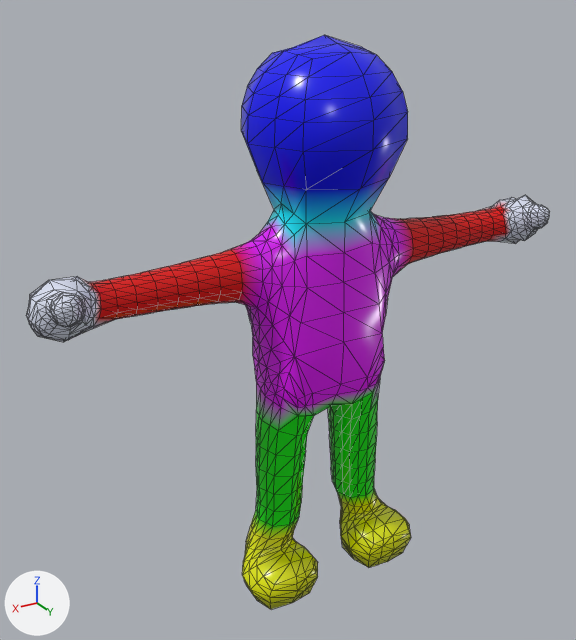
The glTF model do-not-drop/assets/models/characters/gel/gel_body_lod1.glb as it was, and as the next commit left it.
Camera for both pictures: a 50 mm lens placed at (1.258, 1.908, 1.884), pointed at (0.078, -0.058, 0.901). Every picture has the same lights, and +X, +Y and +Z are marked at lower left. The first picture is the older version. Mesh edges are drawn as thin lines. Where no turn or scale is listed for an object, it has been applied to the vertices. Vertices at exactly the same position are counted once.

Names of what the first picture shows: 'GelBodyLOD1'.
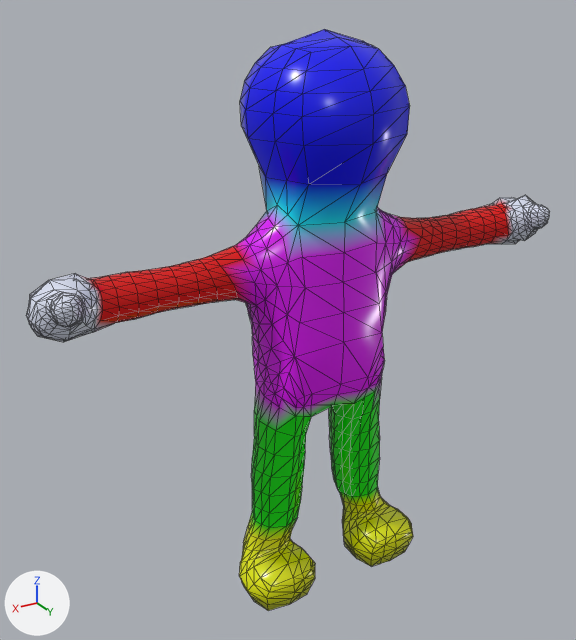
Diff of the bpy script that builds the scene:
```diff
--- a/do-not-drop/assets/models/characters/gel/gel_body_lod1.glb.py
+++ b/do-not-drop/assets/models/characters/gel/gel_body_lod1.glb.py
@@ me_gelaxillaryquadloops @@
 # used by ob_gelbodylod1; location = (0.0, 0.0, 0.0)
-me_gelaxillaryquadloops.from_pydata(...)  # 1126 vertices, 2248 faces; spans x -0.87..0.87, y -0.24..0.24, z 0.0..1.74
+me_gelaxillaryquadloops.from_pydata(...)  # 1126 vertices, 2248 faces; spans x -0.87..0.87, y -0.24..0.24, z 0.0..1.75
+# me_gelaxillaryquadloops part 1: 299 of the vertices in x -0.32..0.32, y -0.1..0.2, z 0.0..0.66 are scaled about their middle by (1.05, 1, 1)
+# me_gelaxillaryquadloops part 2: 198 of 1126 vertices moved; they spanned x -0.37..0.37, y -0.24..0.24, z 0.97..1.74 and now span x -0.79..0.79, y -0.24..0.24, z 0.98..1.75; mean shift (0.0, 0.0, 0.0); largest move (-0.19, 0.09, 1.09) -> (0.79, -0.05, 1.11)
+# me_gelaxillaryquadloops part 3: 55 of 1126 vertices moved; they spanned x 0.6..0.79, y -0.06..0.08, z 1.04..1.18 and now span x -0.2..0.74, y -0.06..0.09, z 1.04..1.19; mean shift (-0.03, 0.01, 0.0); largest move (0.79, 0.0, 1.04) -> (-0.2, 0.09, 1.09)
+# me_gelaxillaryquadloops part 4: 55 of 1126 vertices moved; they spanned x -0.79..-0.6, y -0.06..0.08, z 1.04..1.18 and now span x -0.74..0.2, y -0.09..0.08, z 1.04..1.19; mean shift (0.03, 0.0, 0.0); largest move (-0.79, 0.0, 1.04) -> (0.2, -0.09, 1.09)
+# me_gelaxillaryquadloops part 5: 34 kept faces spanning x -0.36..0.36, y -0.11..0.06, z 1.08..1.29 get new vertex colours
 me_gelaxillaryquadloops.materials.append(mat_gelbodyopaque)
```

Pixel boxes (x1, y1, x2, y2) of what changed, in the pictures (576 x 640 px; the box of a moved part takes in the faces that stretch with it):
'GelBodyLOD1', reshaped
    before: (26, 35, 550, 609)
    after: (26, 29, 550, 611)
part 1 of me_gelaxillaryquadloops, moved or reshaped
    before: (242, 379, 411, 609)
    after: (239, 377, 413, 611)
part 2 of me_gelaxillaryquadloops, moved or reshaped
    before: (187, 35, 444, 356)
    after: (186, 29, 443, 356)
part 3 of me_gelaxillaryquadloops, moved or reshaped
    before: (53, 271, 158, 342)
    after: (51, 242, 400, 342)
part 4 of me_gelaxillaryquadloops, moved or reshaped
    before: (460, 197, 524, 248)
    after: (453, 197, 525, 248)
part 5 of me_gelaxillaryquadloops, recoloured
    before: (227, 204, 413, 268)
    after: (211, 205, 422, 272)
